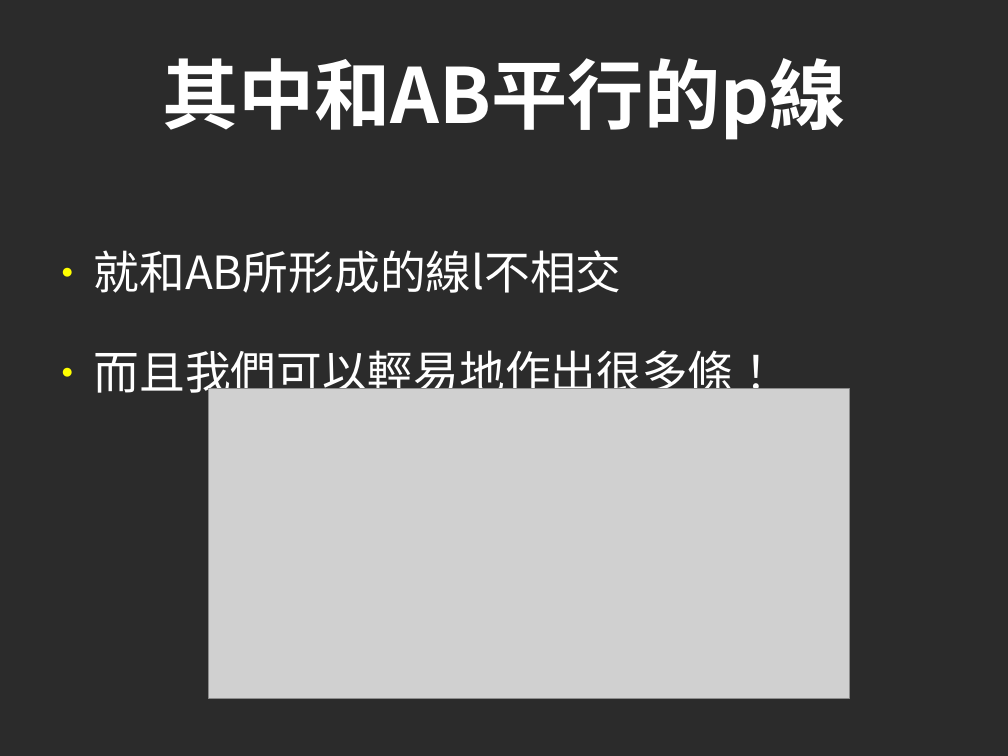
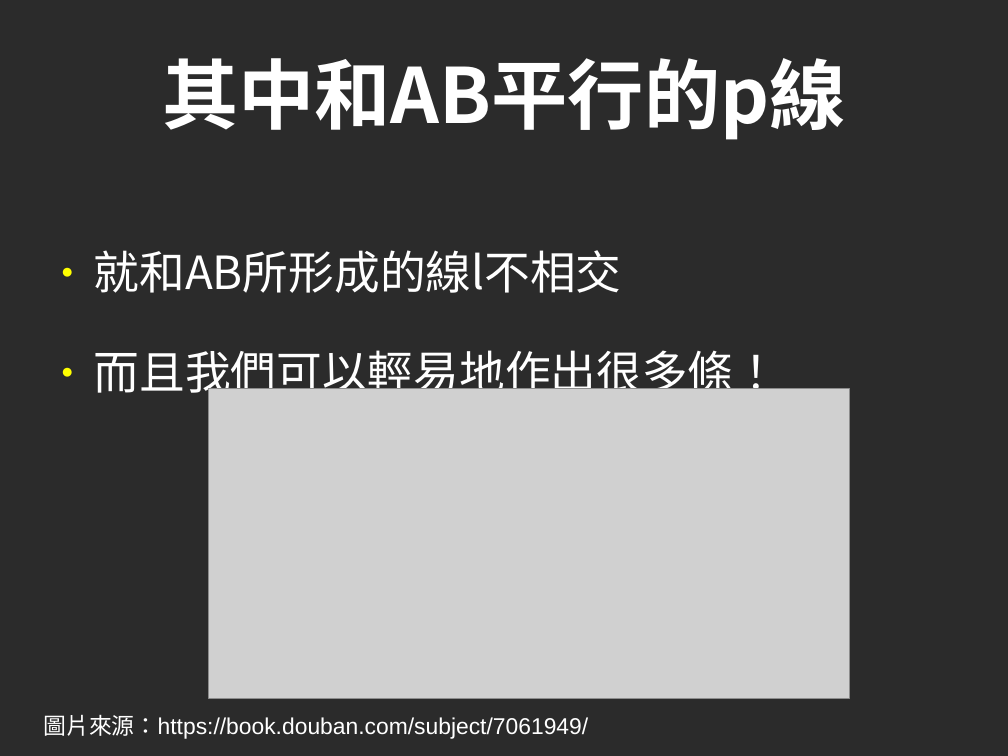
Before and after one commit to cccunimportant/10minSlides, a slide deck: slide 55 of 10minGeometryNonEuclid.odp. Drawn at 1008x756 pixels with LibreOffice and Linux fonts; fonts in the diff are those of the drawing; grey boxes stand for pictures; background and template pictures are left out; a plain dark background stands for a picture behind light text. Boxes give left, top, right and bottom in pixels: in the first picture for what was removed or moved away, otherwise in the second. Text is boxed around its words. In the diff, an @@ line names an element or a change of style, - is before the commit and + after.

```diff
--- a/10minGeometryNonEuclid.odp
+++ b/10minGeometryNonEuclid.odp
@@ text added at <box>43,715,588,739</box>, 18 pt, text #FFFFFF @@
+圖片來源：https://book.douban.com/subject/7061949/
```
Also in this commit, not shown: 3 other slides changed, 4 other files.
